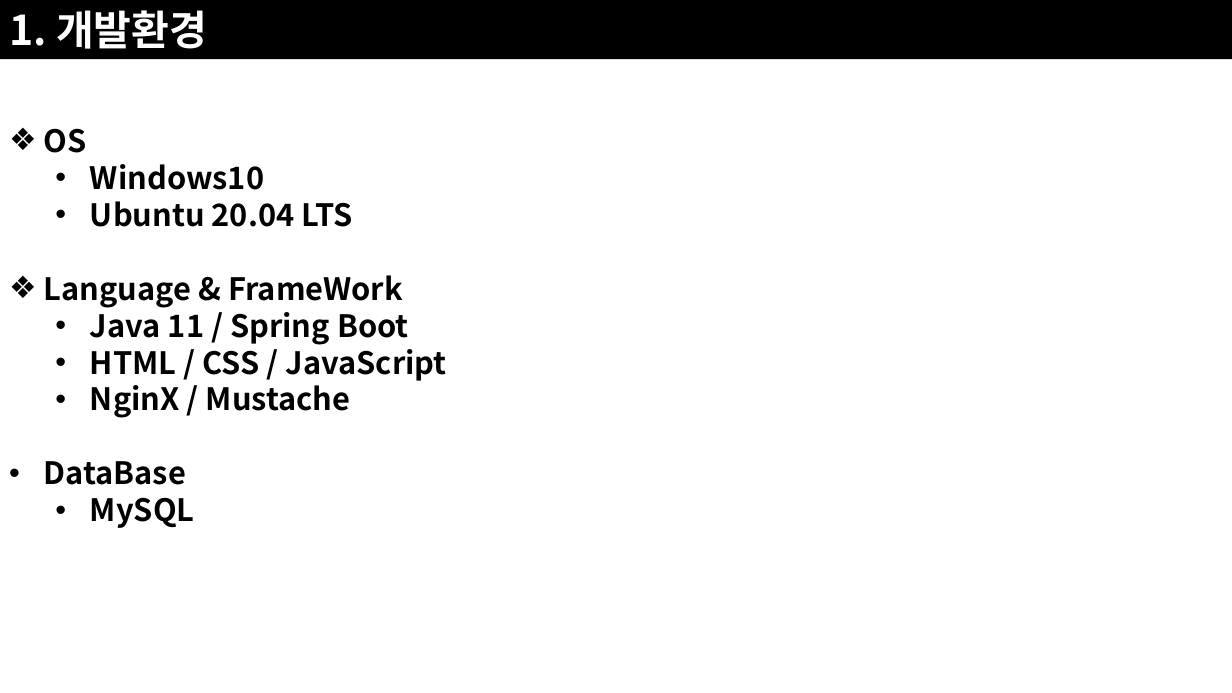
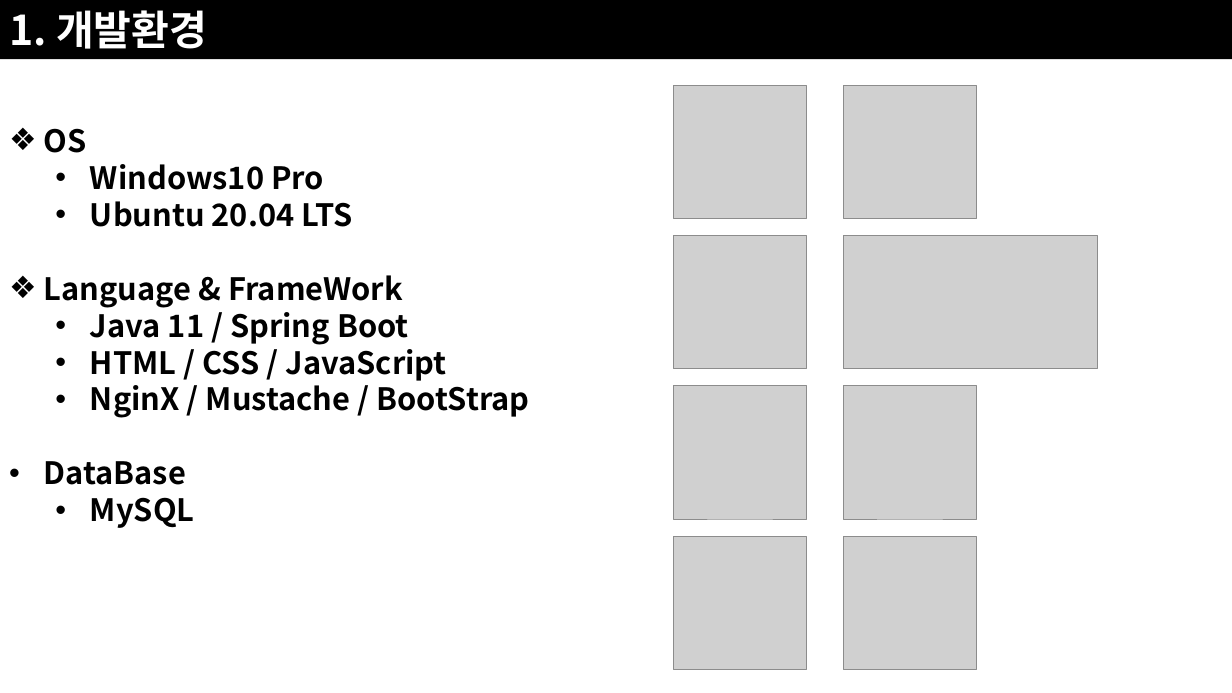
Before and after one commit to JoSihun/CGVR_Lab, a slide deck: slide 1 of documents/01_프로젝트_개발계획.pptx. Drawn at 1232x693 pixels with LibreOffice and Linux fonts; fonts in the diff are those of the drawing; grey boxes stand for pictures. Boxes give left, top, right and bottom in pixels: in the first picture for what was removed or moved away, otherwise in the second. Text is boxed around its words. In the diff, an @@ line names an element or a change of style, - is before the commit and + after.

```diff
--- a/documents/01_프로젝트_개발계획.pptx
+++ b/documents/01_프로젝트_개발계획.pptx
@@ text at (90, 164, 324, 190): text changed @@
-  • Windows10
+  • Windows10 Pro
@@ text at (90, 379, 529, 418): text changed @@
-  • NginX / Mustache
+  • NginX / Mustache / BootStrap
@@ group added at (674, 85, 1098, 669): 8 pictures @@
```
Also in this commit, not shown: 21 other slides changed, 24 slides added, 4 slides removed, 4 other files.
